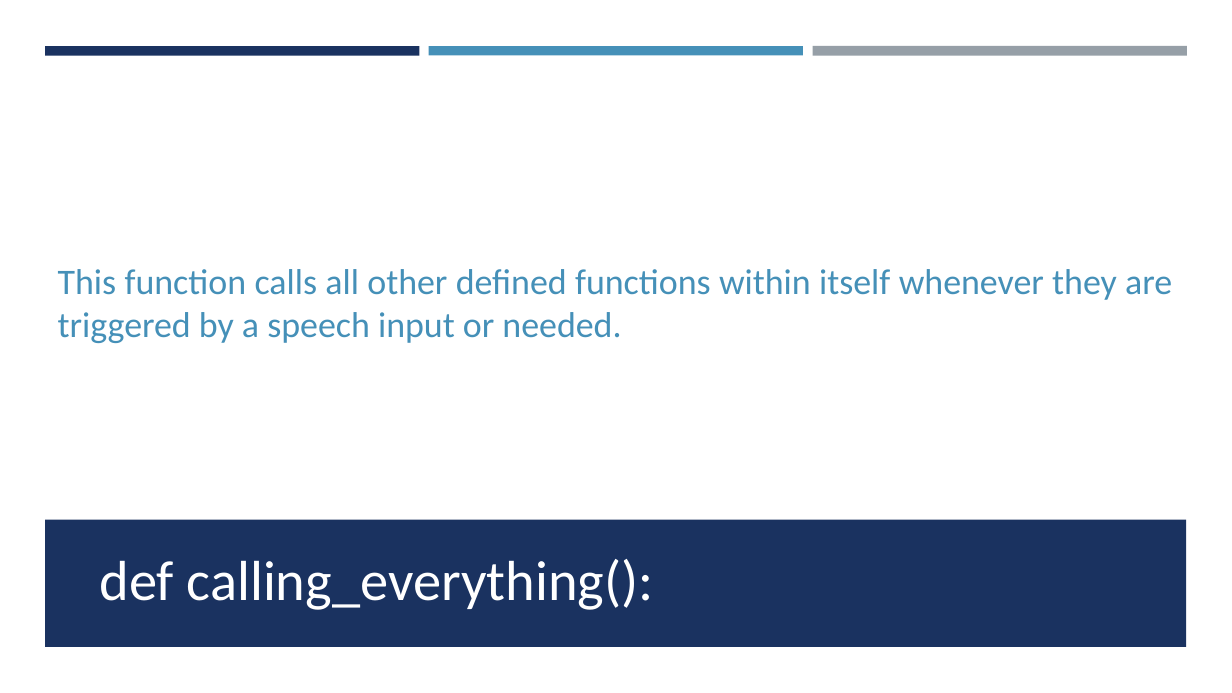
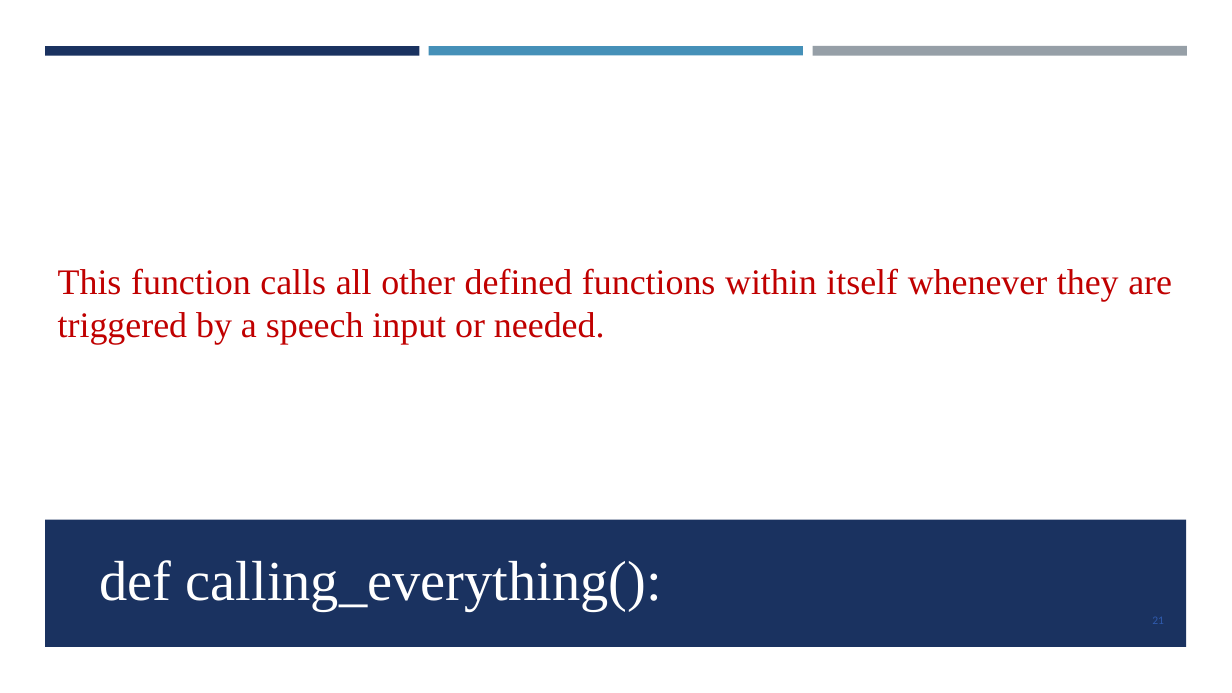
Before and after one commit to GopalSharma16/zonal_project, a slide deck: slide 21 of BROTHER.pptx (slide 16 before the commit). Drawn at 1232x693 pixels with LibreOffice and Linux fonts; fonts in the diff are those of the drawing. Boxes give left, top, right and bottom in pixels: in the first picture for what was removed or moved away, otherwise in the second. Text is boxed around its words. In the diff, an @@ line names an element or a change of style, - is before the commit and + after.

```diff
--- a/BROTHER.pptx
+++ b/BROTHER.pptx
@@ text "This function calls all other ..." at [58, 268, 1172, 344]: font Calibri to Times New Roman, text colour #4590B8 to #C00000 @@
@@ title "def calling_everything():" at [99, 560, 662, 611]: font Calibri to Times New Roman @@
@@ page number added at [1152, 617, 1164, 624], 9 pt, text #2F5AAC @@
+21
```
Also in this commit, not shown: 24 other slides changed, 7 slides added, 2 other files.
